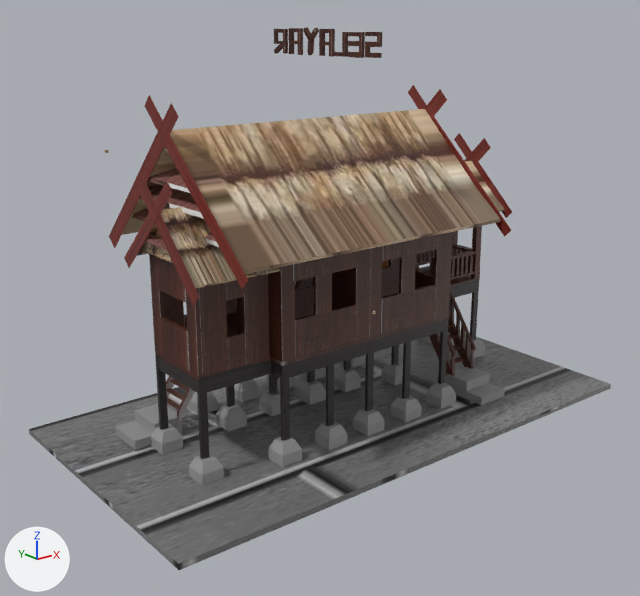
Before and after pictures for a commit that changed the glTF model assets/desain_3d/Rumah Adat Selayar - Copy.glb.
The view is the same before and after, from a 50 mm camera at (-297.0, -364.0, 208.0) aimed at (16.0, 28.0, 51.0). Every picture has the same lights, and +X, +Y and +Z are marked at lower left. Where no turn or scale is listed for an object, it has been applied to the vertices.
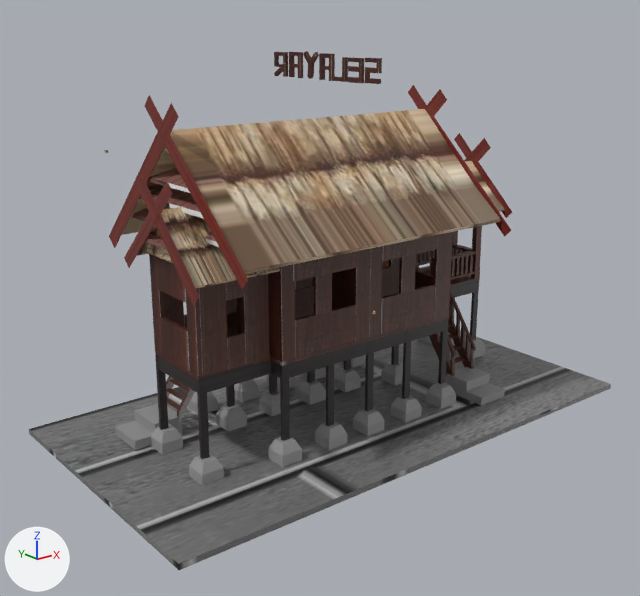
Patch to the scene script:
```diff
--- a/assets/desain_3d/Rumah Adat Selayar - Copy.glb.py
+++ b/assets/desain_3d/Rumah Adat Selayar - Copy.glb.py
@@ ob_cube_093 @@
 ob_cube_093 = bpy.data.objects.new('Cube.093', me_cube_097)
-ob_cube_093.location = (0.6, -32.7, 201.5)
+ob_cube_093.location = (0.6, -32.7, 189.3)
@@ ob_cube_094 @@
 ob_cube_094 = bpy.data.objects.new('Cube.094', me_cube_098)
-ob_cube_094.location = (-0.1, -20.8, 201.2)
+ob_cube_094.location = (-0.1, -20.8, 189.1)
@@ ob_cube_095 @@
 ob_cube_095 = bpy.data.objects.new('Cube.095', me_cube_100)
-ob_cube_095.location = (-0.5, -8.9, 191.5)
+ob_cube_095.location = (-0.5, -8.9, 179.4)
@@ ob_cube_096 @@
 ob_cube_096 = bpy.data.objects.new('Cube.096', me_cube_128)
-ob_cube_096.location = (0.4, 2.6, 202.6)
+ob_cube_096.location = (0.4, 2.6, 190.5)
@@ ob_cube_098 @@
 ob_cube_098 = bpy.data.objects.new('Cube.098', me_cube_129)
-ob_cube_098.location = (0.5, 13.8, 200.4)
+ob_cube_098.location = (0.5, 13.8, 188.2)
@@ ob_cube_127 @@
 ob_cube_127 = bpy.data.objects.new('Cube.127', me_cube_130)
-ob_cube_127.location = (0.9, 29.5, 202.7)
+ob_cube_127.location = (0.9, 29.5, 190.6)
@@ ob_cube_128 @@
 ob_cube_128 = bpy.data.objects.new('Cube.128', me_cube_131)
-ob_cube_128.location = (-0.5, 41.2, 202.4)
+ob_cube_128.location = (-0.5, 41.2, 190.3)
@@ ob_cube_129 @@
 ob_cube_129 = bpy.data.objects.new('Cube.129', me_cube_132)
-ob_cube_129.location = (-0.4, 41.8, 193.9)
+ob_cube_129.location = (-0.4, 41.8, 181.7)
```

Boxes [x1, y1, x2, y2] around the edits, measured in the pictures (640 x 596 px):
'Cube.096', moved: before [319, 29, 335, 57]; after [319, 53, 335, 81]
'Cube.093', moved: before [365, 32, 382, 58]; after [365, 58, 382, 84]
'Cube.094', moved: before [348, 32, 365, 58]; after [348, 58, 364, 83]
'Cube.127', moved: before [289, 28, 303, 55]; after [289, 52, 303, 78]
'Cube.128', moved: before [274, 29, 288, 54]; after [274, 52, 288, 77]
'Cube.098', moved: before [303, 27, 319, 55]; after [303, 51, 319, 79]
'Cube.095', moved: before [332, 32, 348, 57]; after [332, 57, 348, 82]
'Cube.129', moved: before [274, 44, 283, 53]; after [274, 67, 283, 76]
